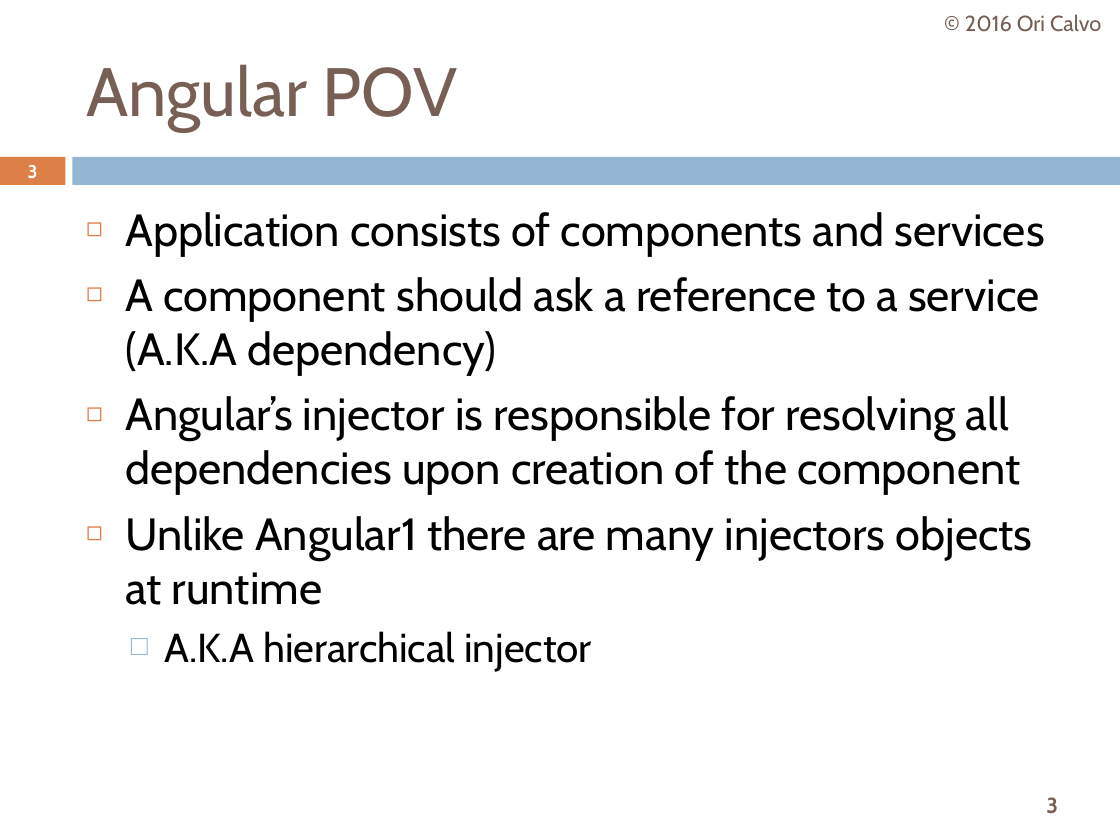
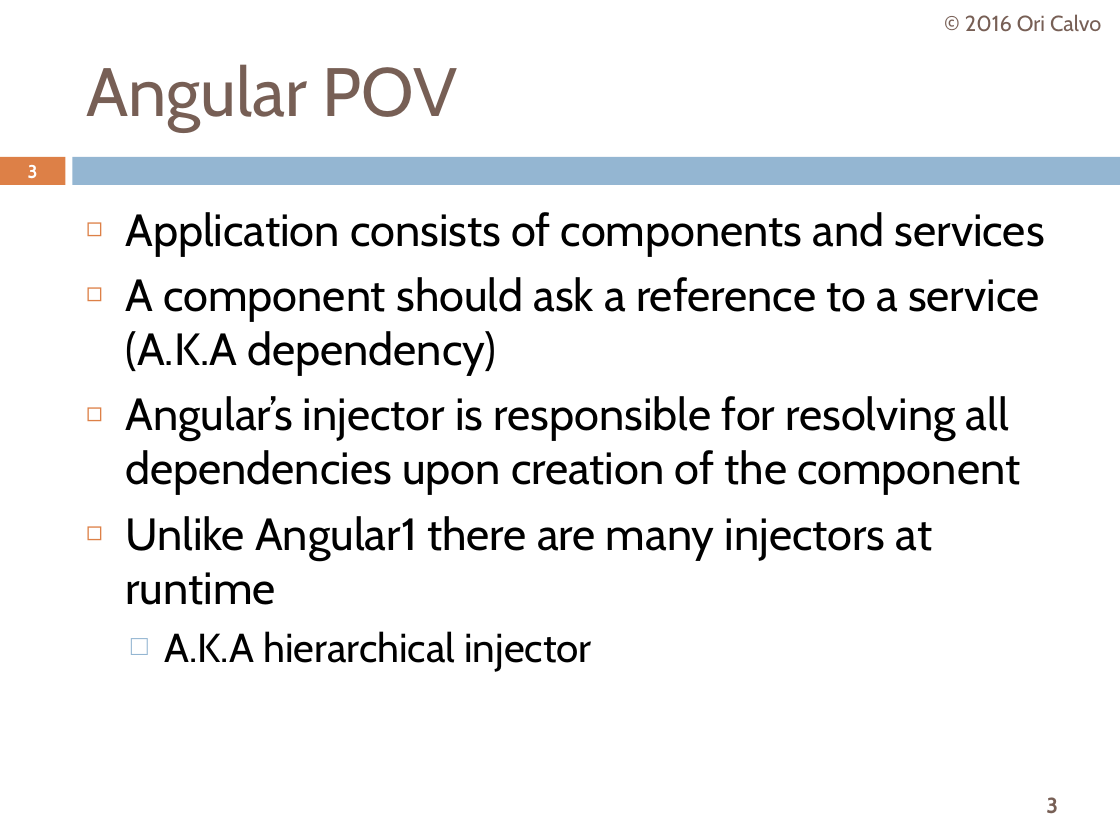
Before and after one commit to oricalvo/course-angular, a slide deck: slide 3 of PPTs/02 Dependency Injection.pptx. Drawn at 1120x840 pixels with LibreOffice and Linux fonts; fonts in the diff are those of the drawing. Boxes give left, top, right and bottom in pixels: in the first picture for what was removed or moved away, otherwise in the second. Text is boxed around its words. In the diff, an @@ line names an element or a change of style, - is before the commit and + after.

```diff
--- a/PPTs/02 Dependency Injection.pptx
+++ b/PPTs/02 Dependency Injection.pptx
@@ text at (125, 516, 932, 605): text changed @@
-◻ Unlike Angular1 there are many injectors objects at runtime
+◻ Unlike Angular1 there are many injectors at runtime
```
Also in this commit, not shown: 5 other slides changed, 2 slides added, 1 other file.
